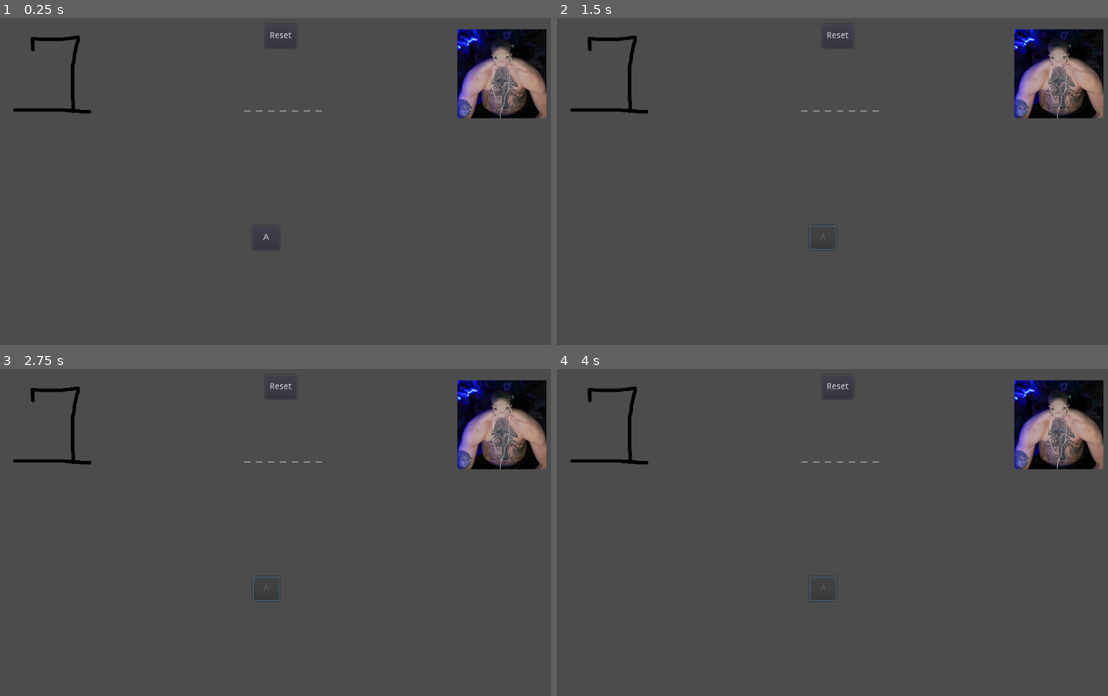
Above: before the commit, frames 1-4 (two rows, left to right).
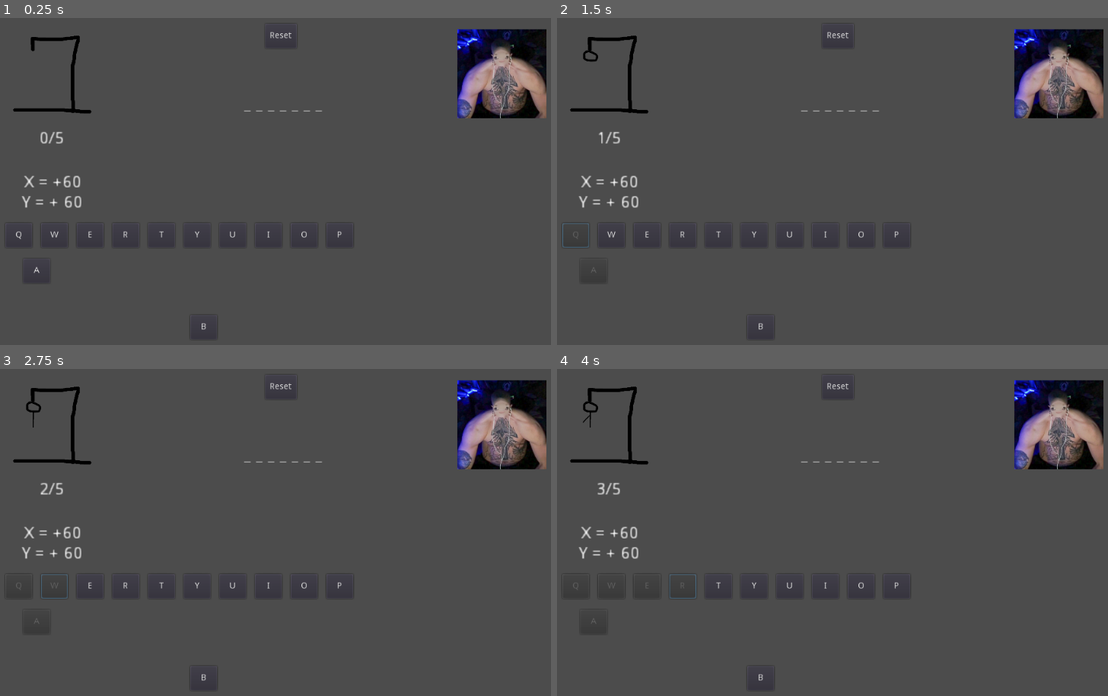
Above: after the commit, the same moments.

Repository: xflea/HangmanGodot
Game: Godot game, scene res://Main.tscn
Two runs of this game, one before a commit and one after it. Both use one fixed random seed, a clock stepped at 60 frames per second and the inputs below.
Inputs (mouse positions are in pixels of both pictures, inside the frame that each line leads up to):
- Up to frame 1 (0.25 s): no input
- Up to frame 2 (1.5 s): click "A" at 0.5 s; click (573, 233) at 1.25 s, where only the run after the commit has a clickable "Q"
- Up to frame 3 (2.75 s): click (55, 584) at 2 s, where only the run after the commit has a clickable "W"
- Up to frame 4 (4 s): click (645, 584) at 2.75 s, where only the run after the commit has a clickable "E"; click (683, 584) at 3.5 s, where only the run after the commit has a clickable "R"

The runs differ from the first frame. In frame 1, 0.5% of the frame differs, in the area x 2-63%, y 34-96%; in frame 2, 0.5%; in frame 3, 0.5%, in the area x 4-63%, y 9-96%; in frame 4, 0.5%.

Commit message:
gestione errori + alcuni tasti

Diff:
--- a/Main.gd
+++ b/Main.gd
@@ -44,6 +44,7 @@
 # Called every frame. 'delta' is the elapsed time since the previous frame.
 func _process(delta):
 	get_node("label_da_indovinare").text = estratta_a_schermo
+	get_node("label_errori").text = String(errori) + "/" + String(max_errori)
 
 func controlla_lettera(lettera):
 	lettera = String(lettera)
@@ -52,7 +53,9 @@
 		lettere_indovinate.append(lettera)
 	else:
 		errori += 1
-
+		var nome_immagine = "res://images/hangman/" + String(errori) + ".png"
+		var immagine_da_mettere = load(nome_immagine)
+		get_node("img_impiccato").texture = immagine_da_mettere
 
 # tutti bottoni da qui sotto
 
@@ -62,3 +65,47 @@
 func _on_btn_a_pressed():
 	get_node("btn_a").disabled = true
 	controlla_lettera("a")
+
+func _on_btn_b_pressed():
+	get_node("btn_b").disabled = true
+	controlla_lettera("b")
+
+func _on_btn_q_pressed():
+	get_node("btn_q").disabled = true
+	controlla_lettera("q")
+
+func _on_btn_w_pressed():
+	get_node("btn_w").disabled = true
+	controlla_lettera("w")
+
+func _on_btn_e_pressed():
+	get_node("btn_e").disabled = true
+	controlla_lettera("e")
+
+func _on_btn_r_pressed():
+	get_node("btn_r").disabled = true
+	controlla_lettera("r")
+
+func _on_btn_t_pressed():
+	get_node("btn_t").disabled = true
+	controlla_lettera("t")
+
+func _on_btn_y_pressed():
+	get_node("btn_y").disabled = true
+	controlla_lettera("y")
+
+func _on_btn_u_pressed():
+	get_node("btn_u").disabled = true
+	controlla_lettera("u")
+
+func _on_btn_i_pressed():
+	get_node("btn_i").disabled = true
+	controlla_lettera("i")
+
+func _on_btn_o_pressed():
+	get_node("btn_o").disabled = true
+	controlla_lettera("o")
+
+func _on_btn_p_pressed():
+	get_node("btn_p").disabled = true
+	controlla_lettera("p")
--- a/Main.tscn
+++ b/Main.tscn
@@ -30,6 +30,33 @@
 "_edit_use_anchors_": false
 }
 
+[node name="label_da_togliere" type="Label" parent="."]
+margin_left = 66.0
+margin_top = 278.0
+margin_right = 130.0
+margin_bottom = 309.0
+rect_scale = Vector2( 2, 2 )
+text = "x = +60
+y = + 60"
+align = 1
+uppercase = true
+__meta__ = {
+"_edit_use_anchors_": false
+}
+
+[node name="label_errori" type="Label" parent="."]
+margin_left = 69.0526
+margin_top = 204.0
+margin_right = 128.053
+margin_bottom = 218.0
+rect_scale = Vector2( 2, 2 )
+text = "errori"
+align = 1
+uppercase = true
+__meta__ = {
+"_edit_use_anchors_": false
+}
+
 [node name="btn_reset" type="Button" parent="."]
 margin_left = 486.9
 margin_top = 23.7841
@@ -41,13 +68,134 @@
 }
 
 [node name="btn_a" type="Button" parent="."]
-margin_left = 466.169
-margin_top = 363.897
-margin_right = 511.169
-margin_bottom = 404.897
+margin_left = 80.0
+margin_top = 420.0
+margin_right = 125.0
+margin_bottom = 461.0
 text = "A"
+__meta__ = {
+"_edit_use_anchors_": false
+}
+
+[node name="btn_q" type="Button" parent="."]
+margin_left = 50.0
+margin_top = 360.0
+margin_right = 95.0
+margin_bottom = 401.0
+text = "Q"
+__meta__ = {
+"_edit_use_anchors_": false
+}
+
+[node name="btn_w" type="Button" parent="."]
+margin_left = 110.0
+margin_top = 360.0
+margin_right = 155.0
+margin_bottom = 401.0
+text = "W"
+__meta__ = {
+"_edit_use_anchors_": false
+}
+
+[node name="btn_e" type="Button" parent="."]
+margin_left = 170.0
+margin_top = 360.0
+margin_right = 215.0
+margin_bottom = 401.0
+text = "E"
+__meta__ = {
+"_edit_use_anchors_": false
+}
+
+[node name="btn_r" type="Button" parent="."]
+margin_left = 230.0
+margin_top = 360.0
+margin_right = 275.0
+margin_bottom = 401.0
+text = "R"
+__meta__ = {
+"_edit_use_anchors_": false
+}
+
+[node name="btn_t" type="Button" parent="."]
+margin_left = 290.0
+margin_top = 360.0
+margin_right = 335.0
+margin_bottom = 401.0
+text = "T"
+__meta__ = {
+"_edit_use_anchors_": false
+}
+
+[node name="btn_y" type="Button" parent="."]
+margin_left = 350.0
+margin_top = 360.0
+margin_right = 395.0
+margin_bottom = 401.0
+text = "Y"
+__meta__ = {
+"_edit_use_anchors_": false
+}
+
+[node name="btn_u" type="Button" parent="."]
+margin_left = 410.0
+margin_top = 360.0
+margin_right = 455.0
+margin_bottom = 401.0
+text = "U"
+__meta__ = {
+"_edit_use_anchors_": false
+}
+
+[node name="btn_i" type="Button" parent="."]
+margin_left = 470.0
+margin_top = 360.0
+margin_right = 515.0
+margin_bottom = 401.0
+text = "I"
+__meta__ = {
+"_edit_use_anchors_": false
+}
+
+[node name="btn_o" type="Button" parent="."]
+margin_left = 530.0
+margin_top = 360.0
+margin_right = 575.0
+margin_bottom = 401.0
+text = "O"
+__meta__ = {
+"_edit_use_anchors_": false
+}
+
+[node name="btn_p" type="Button" parent="."]
+margin_left = 590.0
+margin_top = 360.0
+margin_right = 635.0
+margin_bottom = 401.0
+text = "P"
+__meta__ = {
+"_edit_use_anchors_": false
+}
+
+[node name="btn_b" type="Button" parent="."]
+margin_left = 361.356
+margin_top = 514.926
+margin_right = 406.356
+margin_bottom = 555.926
+text = "B"
 __meta__ = {
 "_edit_use_anchors_": false
 }
 [connection signal="pressed" from="btn_reset" to="." method="_on_btn_reset_pressed"]
 [connection signal="pressed" from="btn_a" to="." method="_on_btn_a_pressed"]
+[connection signal="pressed" from="btn_q" to="." method="_on_btn_q_pressed"]
+[connection signal="pressed" from="btn_w" to="." method="_on_btn_w_pressed"]
+[connection signal="pressed" from="btn_e" to="." method="_on_btn_e_pressed"]
+[connection signal="pressed" from="btn_r" to="." method="_on_btn_r_pressed"]
+[connection signal="pressed" from="btn_t" to="." method="_on_btn_t_pressed"]
+[connection signal="pressed" from="btn_y" to="." method="_on_btn_y_pressed"]
+[connection signal="pressed" from="btn_u" to="." method="_on_btn_u_pressed"]
+[connection signal="pressed" from="btn_i" to="." method="_on_btn_i_pressed"]
+[connection signal="pressed" from="btn_o" to="." method="_on_btn_o_pressed"]
+[connection signal="pressed" from="btn_p" to="." method="_on_btn_p_pressed"]
+[connection signal="pressed" from="btn_b" to="." method="_on_btn_b_pressed"]
Binary file added: images/hangman/1.png
Not shown, added: images/hangman/1.png.import
Binary file added: images/hangman/2.png
Not shown, added: images/hangman/2.png.import
Binary file added: images/hangman/3.png
Not shown, added: images/hangman/3.png.import
Binary file added: images/hangman/4.png
Not shown, added: images/hangman/4.png.import
Binary file added: images/hangman/5.png
Not shown, added: images/hangman/5.png.import
Binary file added: images/hangman/6.png
Not shown, added: images/hangman/6.png.import
